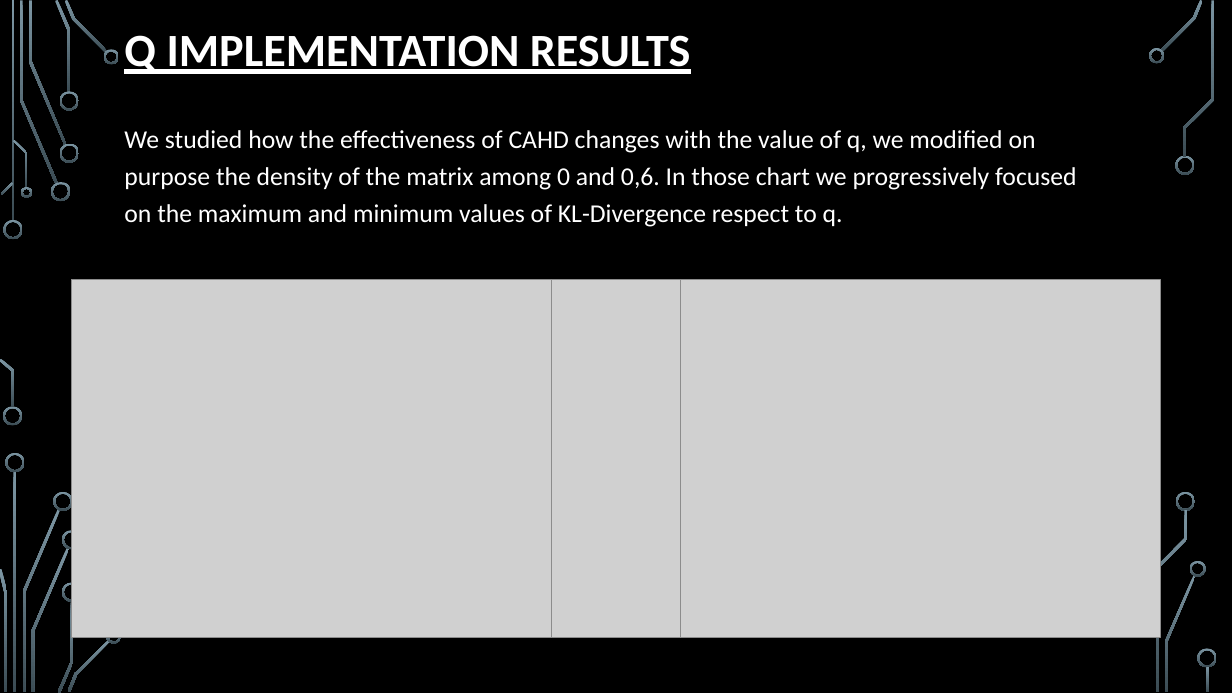
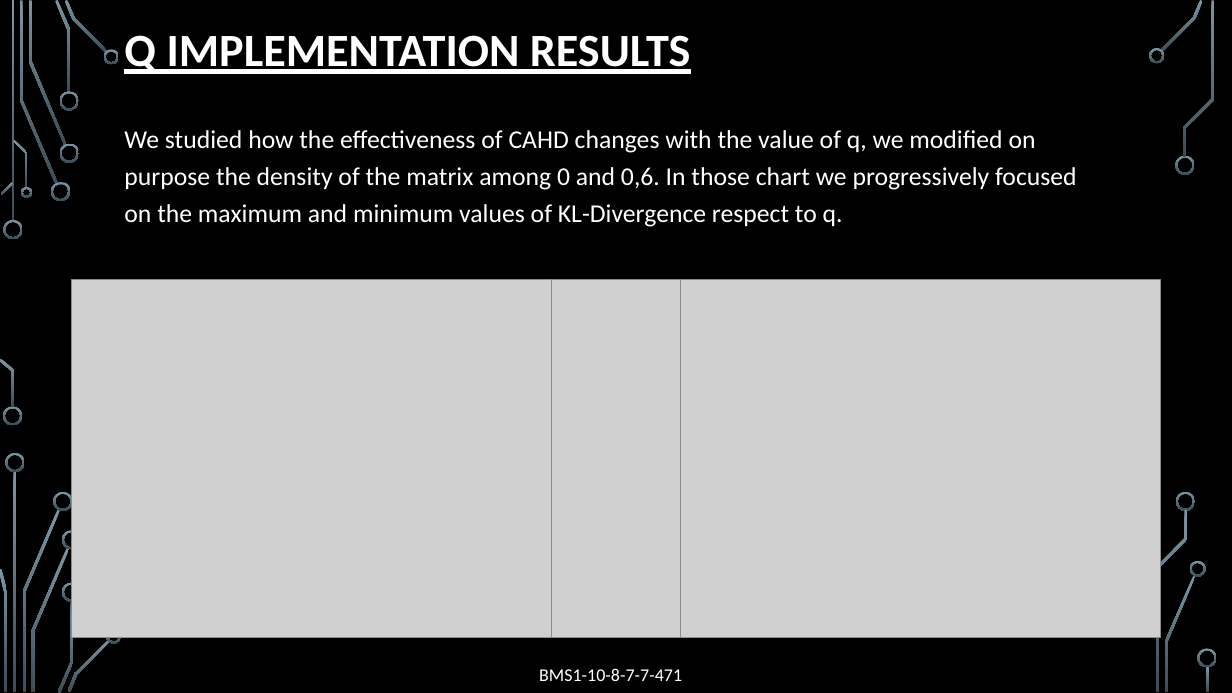
Before and after one commit to 4202431/CAHD-Taccioli-Venzano, a slide deck: slide 10 of Presentation_CAHD.pptx. Drawn at 1232x693 pixels with LibreOffice and Linux fonts; fonts in the diff are those of the drawing; grey boxes stand for pictures; background and template pictures are left out. Boxes give left, top, right and bottom in pixels: in the first picture for what was removed or moved away, otherwise in the second. Text is boxed around its words. In the diff, an @@ line names an element or a change of style, - is before the commit and + after.

```diff
--- a/Presentation_CAHD.pptx
+++ b/Presentation_CAHD.pptx
@@ text added at (539,668,682,681), 14 pt, text #FFFFFF @@
+BMS1-10-8-7-7-471
```
Also in this commit, not shown: 1 other slide changed.
